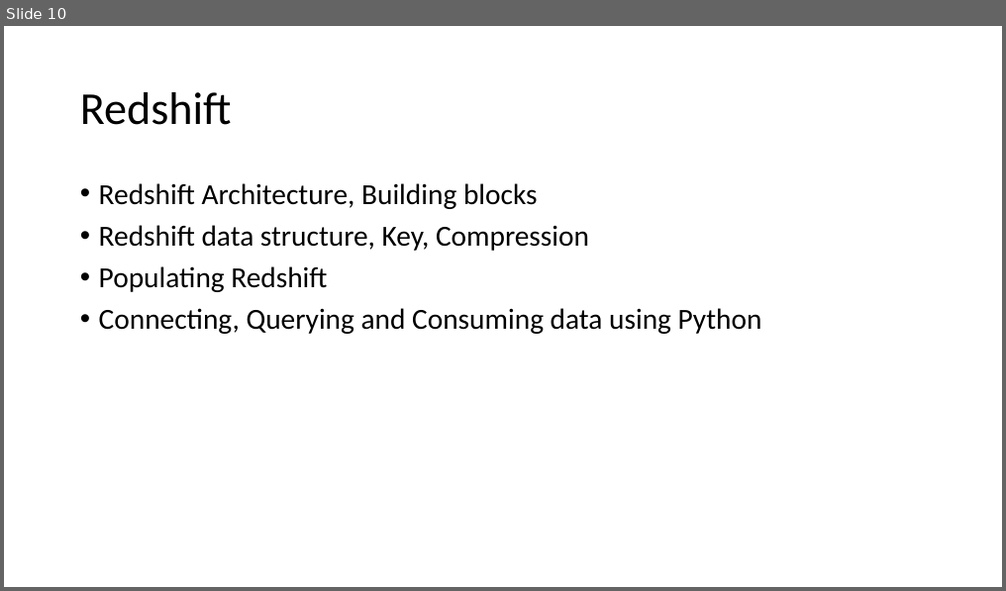
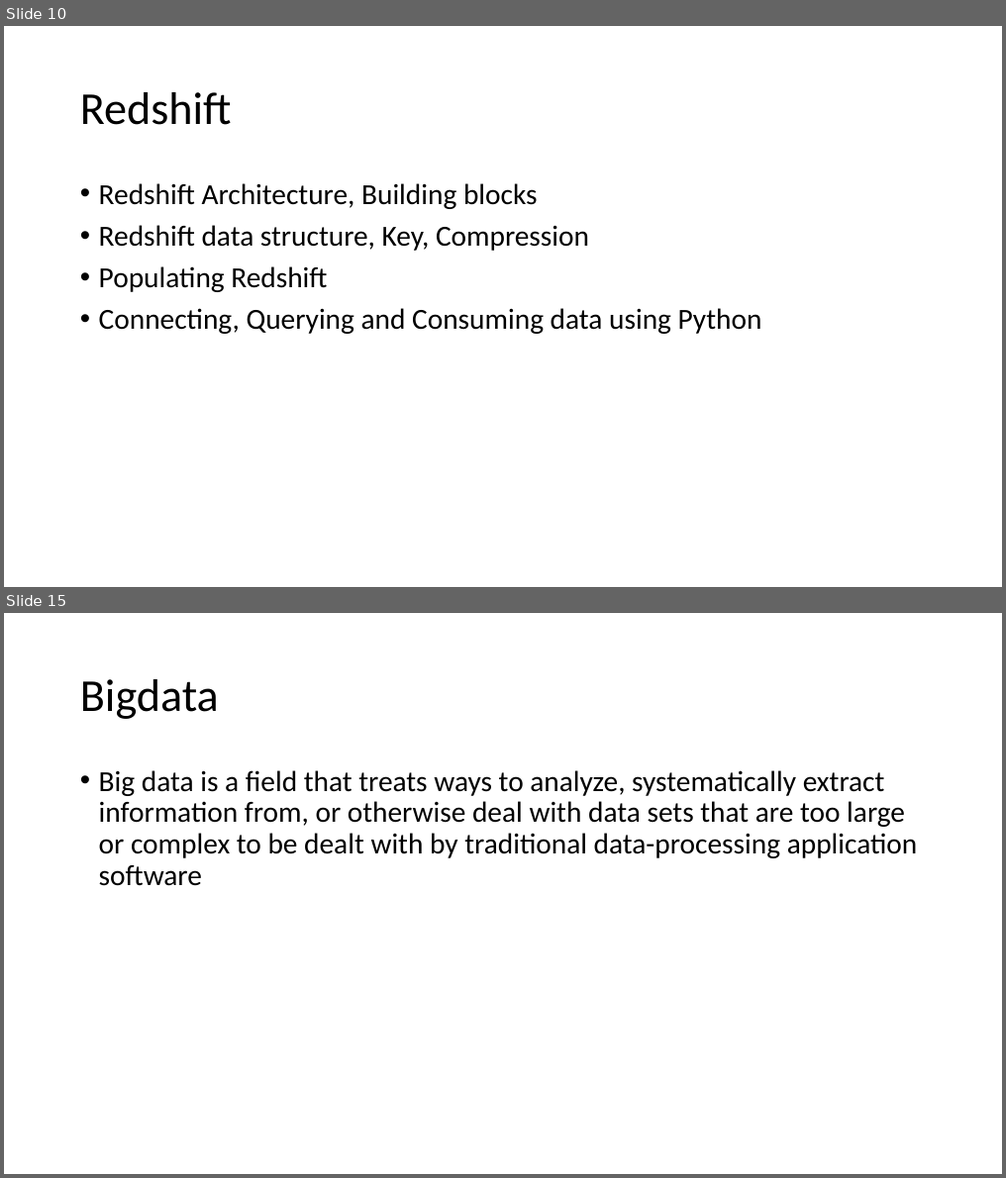
Before and after one commit to karthick1808/CDB21DW057, a slide deck: CDB21DW057.pptx. Shown one above the other, each under a label of ours: slide 10 before the commit, slides 10 and 15 after it; the slides between them are not shown. The pictures are 1006x591 and 1006x1178 pixels, drawn with LibreOffice and Linux fonts; fonts in the diff are those of the drawing. Boxes give left, top, right and bottom in pixels: in the first picture for what was removed or moved away, otherwise in the second. Text is boxed around its words. In the diff, an @@ line names an element or a change of style, - is before the commit and + after.

```diff
--- a/CDB21DW057.pptx
+++ b/CDB21DW057.pptx
@@ slide 15 added at (4, 613, 1002, 1174), background #FFFFFF @@
@@ title added at (80, 679, 219, 719), 44 pt, text #000000 @@
+Bigdata
@@ text added at (99, 770, 918, 886), 28 pt, text #000000 @@
+• Big data is a field that treats ways to analyze, systematically extract information from, or otherwise deal with data sets that are too large or complex to be dealt with by traditional data-processing application software
```
Also in this commit, not shown: 25 other slides added.
